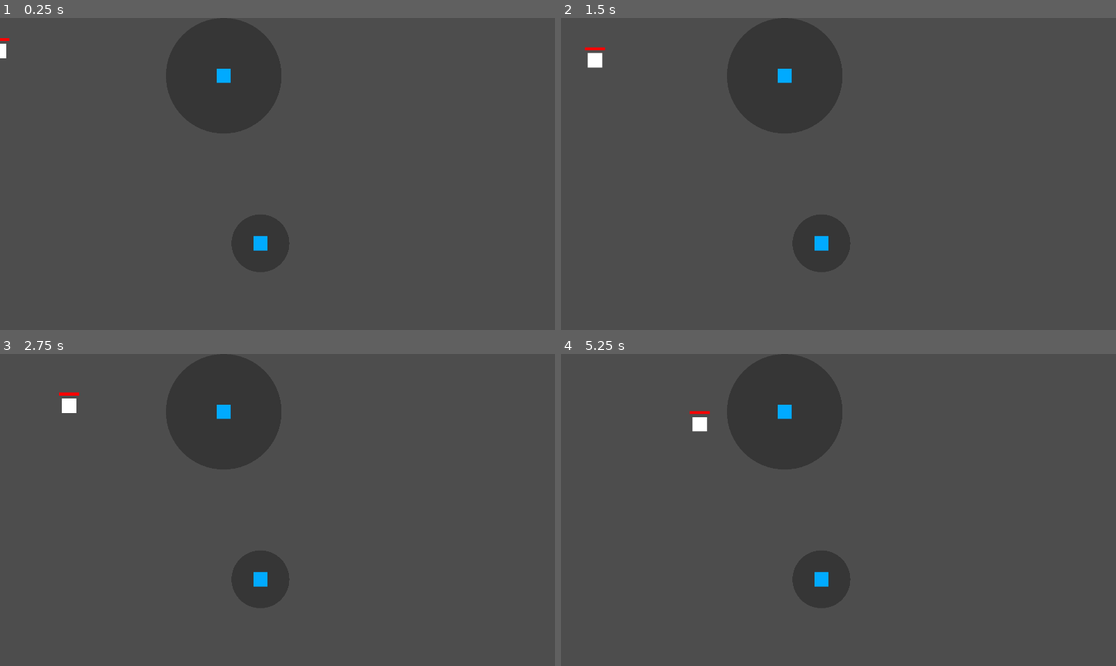
Above: before the commit, frames 1-4 (two rows, left to right).
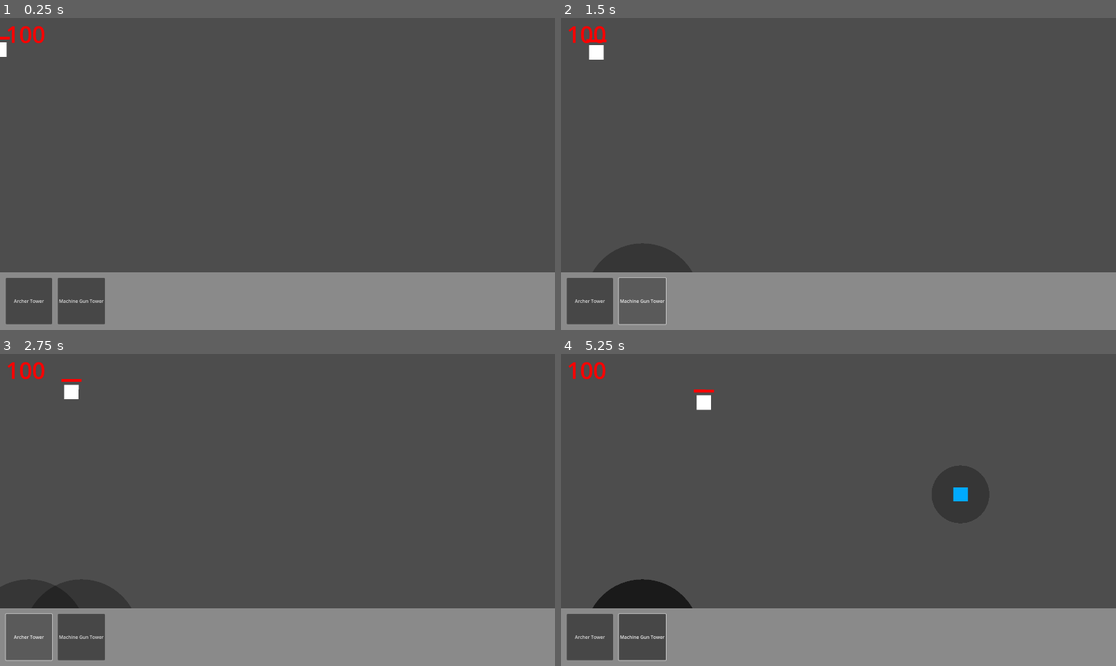
Above: after the commit, the same moments.

Repository: officialSl0th/tower-defense-2d
Game: Godot game, scene res://scenes/main.tscn
The game is run twice, just before and just after one commit, with the same random seed, the same clock (stepped at 60 frames per second) and the same inputs.
Inputs (mouse positions are in pixels of both pictures, inside the frame that each line leads up to):
- Up to frame 1 (0.25 s): no input
- Up to frame 2 (1.5 s): click (588, 301) at 0.5 s, where only the run after the commit has a clickable "Archer Tower"; click (644, 301) at 1.25 s, where only the run after the commit has a clickable "Machine Gun Tower"
- Up to frame 3 (2.75 s): click (27, 637) at 2 s, where only the run after the commit has a clickable "Archer Tower"
- Up to frame 4 (5.25 s): click (644, 637) at 2.75 s, where only the run after the commit has a clickable "Machine Gun Tower"; click (588, 637) at 3.5 s, where only the run after the commit has a clickable "Archer Tower"; click (644, 637) at 4.25 s, where only the run after the commit has a clickable "Machine Gun Tower"; move the mouse to (960, 494) at 5.02 s; click (960, 494) at 5.17 s

The runs differ from the first frame. In frame 1, 17% of the frame differs, in the area x 0-100%, y 2-100%; in frame 2, 17%; in frame 3, 17%; in frame 4, 18%.

Commit message:
add basic tower placement

Diff:
--- a/scenes/main.tscn
+++ b/scenes/main.tscn
@@ -2,30 +2,30 @@
 
 [ext_resource type="PackedScene" uid="uid://bbcoo6w6wllv8" path="res://scenes/path_entity.tscn" id="1_655av"]
 [ext_resource type="Resource" uid="uid://dgp5kaovc1pyb" path="res://resources/archer_tower.tres" id="2_8r142"]
-[ext_resource type="PackedScene" uid="uid://dajpl8ky8fm1l" path="res://scenes/tower.tscn" id="2_aqvli"]
+[ext_resource type="PackedScene" uid="uid://cigiq5coqeney" path="res://scenes/ui_overlay.tscn" id="3_aelhk"]
 [ext_resource type="Resource" uid="uid://dmr7xi37lb3bv" path="res://resources/machine_gun_tower.tres" id="3_x6vpa"]
 [ext_resource type="Resource" uid="uid://budmgpqyrjepl" path="res://resources/zombie_path_entity.tres" id="5_03dc4"]
 
 [sub_resource type="Curve2D" id="Curve2D_wp508"]
+bake_interval = 0.01
 _data = {
-"points": PackedVector2Array(0, 0, 0, 0, -27, 108, 0, 0, 0, 0, 772, 321, 0, 0, 0, 0, 841, 848, 0, 0, 0, 0, 1627, 852, 0, 0, 0, 0, 1966, 627)
+"points": PackedVector2Array(0, 0, 2.08165e-12, 2.08165e-12, -27, 108, -121.843, -175.401, 121.843, 175.401, 881, 322, -468.628, 44.1849, 468.628, -44.1849, 854, 776, -227.619, 112.471, 227.619, -112.471, 1524, 408, 0, 0, 0, 0, 1966, 627)
 }
 point_count = 5
 
 [node name="Main" type="Node2D"]
 
-[node name="ArcherTower" parent="." instance=ExtResource("2_aqvli")]
-position = Vector2(774, 200)
-resource = ExtResource("2_8r142")
+[node name="TowerParent" type="Node2D" parent="."]
 
-[node name="MachineGunTower" parent="." instance=ExtResource("2_aqvli")]
-position = Vector2(901, 780)
-resource = ExtResource("3_x6vpa")
-
-[node name="Path2D" type="Path2D" parent="."]
+[node name="Path1" type="Path2D" parent="."]
 curve = SubResource("Curve2D_wp508")
 
-[node name="ZombieEntity" parent="Path2D" instance=ExtResource("1_655av")]
+[node name="ZombieEntity" parent="Path1" instance=ExtResource("1_655av")]
 position = Vector2(-27, 108)
 rotation = 0.00230946
 resource = ExtResource("5_03dc4")
+
+[node name="CanvasLayer" type="CanvasLayer" parent="."]
+
+[node name="UIOverlay" parent="CanvasLayer" instance=ExtResource("3_aelhk")]
+towers = Array[Resource("res://source/TowerResource.gd")]([ExtResource("2_8r142"), ExtResource("3_x6vpa")])
--- /dev/null
+++ b/scenes/ui_overlay.tscn
@@ -0,0 +1,65 @@
+[gd_scene load_steps=4 format=3 uid="uid://cigiq5coqeney"]
+
+[ext_resource type="Script" path="res://source/UIController.gd" id="1_f7cah"]
+
+[sub_resource type="LabelSettings" id="LabelSettings_o4ksl"]
+font_size = 80
+font_color = Color(1, 0, 0, 1)
+
+[sub_resource type="StyleBoxFlat" id="StyleBoxFlat_0jw7i"]
+bg_color = Color(0.541176, 0.541176, 0.541176, 1)
+
+[node name="UIOverlay" type="Control"]
+layout_mode = 3
+anchors_preset = 15
+anchor_right = 1.0
+anchor_bottom = 1.0
+grow_horizontal = 2
+grow_vertical = 2
+script = ExtResource("1_f7cah")
+
+[node name="HealthLabel" type="Label" parent="."]
+layout_mode = 0
+offset_left = 20.0
+offset_right = 220.0
+offset_bottom = 110.0
+text = "100"
+label_settings = SubResource("LabelSettings_o4ksl")
+
+[node name="Panel" type="Panel" parent="."]
+layout_mode = 1
+anchors_preset = 12
+anchor_top = 1.0
+anchor_right = 1.0
+anchor_bottom = 1.0
+offset_top = -200.0
+grow_horizontal = 2
+grow_vertical = 0
+theme_override_styles/panel = SubResource("StyleBoxFlat_0jw7i")
+
+[node name="ArcherTowerButton" type="Button" parent="Panel"]
+layout_mode = 1
+anchors_preset = 4
+anchor_top = 0.5
+anchor_bottom = 0.5
+offset_left = 20.0
+offset_top = -80.0
+offset_right = 180.0
+offset_bottom = 80.0
+grow_vertical = 2
+text = "Archer Tower"
+
+[node name="MachineGunTowerButton" type="Button" parent="Panel"]
+layout_mode = 1
+anchors_preset = 4
+anchor_top = 0.5
+anchor_bottom = 0.5
+offset_left = 200.0
+offset_top = -80.0
+offset_right = 360.0
+offset_bottom = 80.0
+grow_vertical = 2
+text = "Machine Gun Tower"
+
+[connection signal="button_up" from="Panel/ArcherTowerButton" to="." method="_tower_select_button_pressed" binds= [0]]
+[connection signal="button_up" from="Panel/MachineGunTowerButton" to="." method="_tower_select_button_pressed" binds= [1]]
--- a/source/Health.gd
+++ b/source/Health.gd
@@ -1,6 +1,6 @@
 extends Node
 
-@onready var _health_label: Label = get_node("/root/Main/Control/HealthLabel");
+@onready var _health_label: Label = get_node("/root/Main/CanvasLayer/UIOverlay/HealthLabel");
 
 var health: int = 100:
 	set =_update_health_label;
--- a/source/Tower.gd
+++ b/source/Tower.gd
@@ -1,7 +1,7 @@
 extends Node2D
 class_name Tower
 
-@export var resource: TowerResourceBase;
+@export var resource: TowerResource;
 
 @onready var _attack_range_collision_shape: CollisionShape2D = $RangeArea/CollisionShape2D;
 @onready var _attack_speed_timer: Timer = $AttackSpeedTimer;
@@ -15,6 +15,7 @@
 
 var _path_entities_in_range: Array = [];
 var _attack_range_color: Color = Color(0, 0, 0, .3);
+var _place_mode: bool = true;
 
 func _ready() -> void:
 	_attack_range = resource.attack_range;
@@ -35,8 +36,10 @@
 	_projectile.initialize(_direction, _projectile_speed, _max_projectile_range, _attack_damage);
 	add_child(_projectile);
 
+func _path_entity_entered(entity: Area2D) -> void:
+	if _place_mode:
+		return;
 
-func _path_entity_entered(entity: Area2D) -> void:
 	var _parent: Node2D = entity.get_parent();
 
 	if _parent is PathEntity:
@@ -51,3 +54,17 @@
 
 	if _path_entities_in_range.is_empty():
 		_attack_speed_timer.stop();
+
+func confirm_tower_placement() -> bool:
+	if _check_if_can_place():
+		_place_mode = false;
+		return true;
+
+	return false;
+
+func cancel_tower_placement() -> void:
+	_place_mode = false;
+	queue_free();
+
+func _check_if_can_place() -> bool:
+	return true;
--- a/source/TowerResource.gd
+++ b/source/TowerResource.gd
@@ -1,5 +1,5 @@
 extends Resource
-class_name TowerResourceBase
+class_name TowerResource
 
 @export var attack_range: float;
 @export var attack_damage: float;
--- /dev/null
+++ b/source/UIController.gd
@@ -0,0 +1,34 @@
+extends Control
+class_name UIController
+
+@export var towers: Array[TowerResource];
+
+@onready var _tower_scene: PackedScene = preload("res://scenes/tower.tscn");
+@onready var _tower_parent: Node2D = $"../../TowerParent";
+@onready var _viewport_size: Vector2 = get_viewport_rect().size;
+
+var _tower_to_place: Tower;
+
+func _tower_select_button_pressed(id: int) -> void:
+	_tower_to_place = _tower_scene.instantiate();
+	_tower_to_place.set_position(get_viewport().get_mouse_position());
+	_tower_to_place.resource = towers[id];
+	_tower_parent.add_child(_tower_to_place);
+
+func _input(event: InputEvent) -> void:
+	if !_tower_to_place:
+		return;
+
+	if event is InputEventMouseMotion:
+		var _mouse_position = get_viewport().get_mouse_position();
+		if _mouse_position[0] < _viewport_size[0] && _mouse_position[1] < _viewport_size[1] && _mouse_position[0] > 0 && _mouse_position[1] > 0:
+			_tower_to_place.set_position(get_viewport().get_mouse_position());
+
+	elif event is InputEventMouseButton:
+		if event.button_index == 1:
+			if _tower_to_place.confirm_tower_placement():
+				_tower_to_place = null;
+
+		elif event.button_index == 2:
+			_tower_to_place.cancel_tower_placement();
+			_tower_to_place = null;
